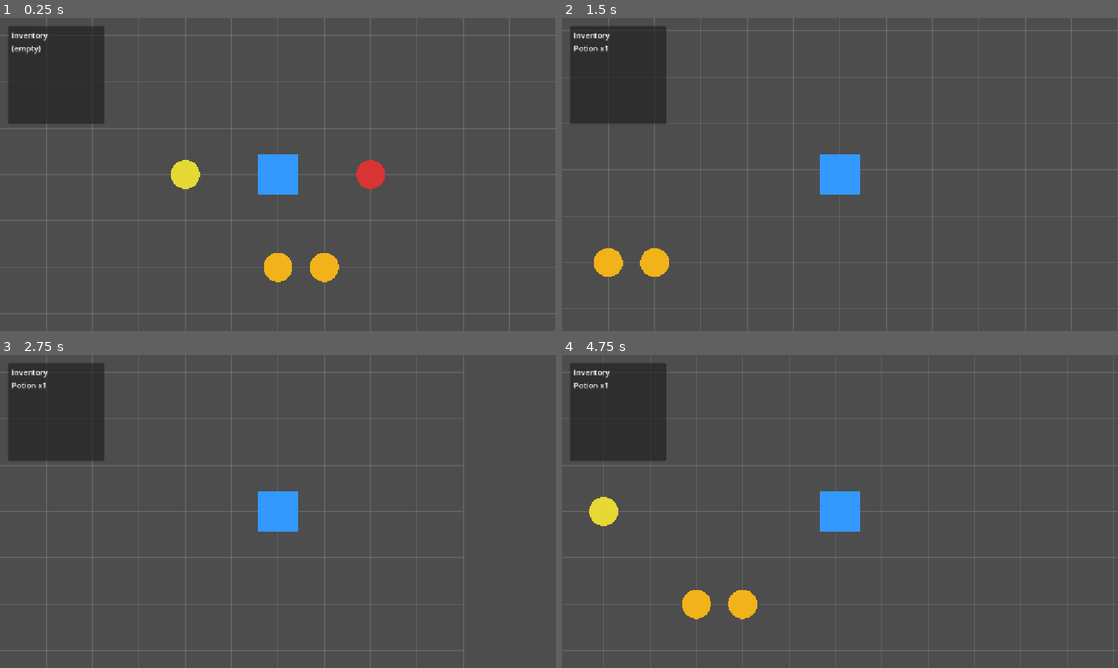
Above: before the commit, frames 1-4 (two rows, left to right).
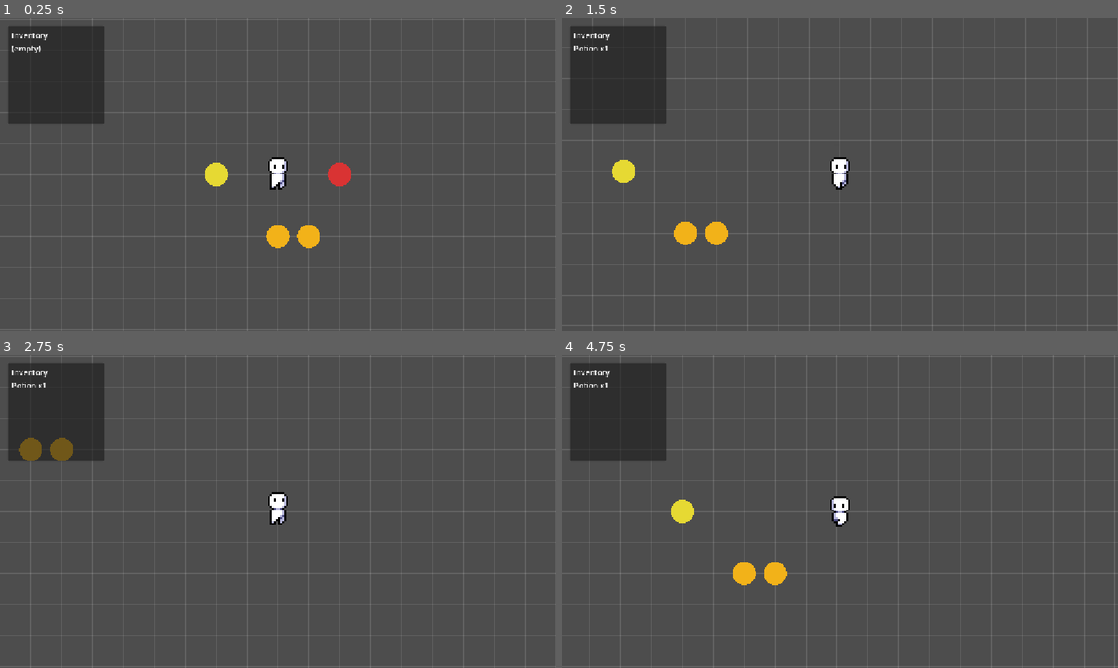
Above: after the commit, the same moments.

Repository: Formvoid-83/Sabe_a_casa
Game: Godot game, scene res://scenes/world/world.tscn
Same seed, same stepped clock (60 frames per second), same inputs: the game is played once before the commit and once after it.
Inputs:
- Up to frame 1 (0.25 s): no input
- Up to frame 2 (1.5 s): hold Right (ui_right) 0.53-1.28 s; hold Down (ui_down) from 1.28 s (still down)
- Up to frame 3 (2.75 s): release Down (ui_down) at 2.03 s; hold Right (ui_right) from 2.03 s (still down)
- Up to frame 4 (4.75 s): release Right (ui_right) at 2.78 s; hold Up (ui_up) 2.78-3.53 s; hold Left (ui_left) from 3.53 s (still down)

The runs differ from the first frame. In frame 1, 3.6% of the frame differs, in the area x 2-95%, y 0-100%; in frame 2, 2.6%; in frame 3, 1.6%; in frame 4, 3.0%.

Commit message:
Player animations and movement

Diff:
--- a/project.godot
+++ b/project.godot
@@ -35,6 +35,7 @@
 
 [rendering]
 
+textures/canvas_textures/default_texture_filter=0
 rendering_device/driver.windows="d3d12"
 renderer/rendering_method="gl_compatibility"
 renderer/rendering_method.mobile="gl_compatibility"
--- a/scenes/items/item.tscn
+++ b/scenes/items/item.tscn
@@ -3,7 +3,7 @@
 [ext_resource type="Script" path="res://scripts/items/item.gd" id="1"]
 
 [sub_resource type="CircleShape2D" id="CircleShape2D_1"]
-radius = 12.0
+radius = 6.0
 
 [node name="Item" type="Area2D"]
 collision_layer = 0
--- a/scenes/player/player.tscn
+++ b/scenes/player/player.tscn
@@ -3,7 +3,7 @@
 [ext_resource type="Script" path="res://scripts/player/player.gd" id="1"]
 
 [sub_resource type="RectangleShape2D" id="RectangleShape2D_1"]
-size = Vector2(28, 28)
+size = Vector2(14, 14)
 
 [node name="Player" type="CharacterBody2D"]
 collision_layer = 2
@@ -13,5 +13,9 @@
 [node name="CollisionShape2D" type="CollisionShape2D" parent="."]
 shape = SubResource("RectangleShape2D_1")
 
+[node name="AnimatedSprite2D" type="AnimatedSprite2D" parent="."]
+position = Vector2(0, -4)
+texture_filter = 1
+
 [node name="Camera2D" type="Camera2D" parent="."]
-zoom = Vector2(3, 3)
+zoom = Vector2(4, 4)
--- a/scenes/world/world.tscn
+++ b/scenes/world/world.tscn
@@ -18,25 +18,25 @@
 [node name="Items" type="Node2D" parent="."]
 
 [node name="Potion" parent="Items" instance=ExtResource("3")]
-position = Vector2(64, 0)
+position = Vector2(32, 0)
 item_data = ExtResource("4")
 quantity = 1
 color = Color(0.85, 0.2, 0.2, 1)
 
 [node name="Key" parent="Items" instance=ExtResource("3")]
-position = Vector2(-64, 0)
+position = Vector2(-32, 0)
 item_data = ExtResource("5")
 quantity = 1
 color = Color(0.9, 0.85, 0.2, 1)
 
 [node name="Coin" parent="Items" instance=ExtResource("3")]
-position = Vector2(0, 64)
+position = Vector2(0, 32)
 item_data = ExtResource("6")
 quantity = 5
 color = Color(0.95, 0.7, 0.1, 1)
 
 [node name="Coin2" parent="Items" instance=ExtResource("3")]
-position = Vector2(32, 64)
+position = Vector2(16, 32)
 item_data = ExtResource("6")
 quantity = 3
 color = Color(0.95, 0.7, 0.1, 1)
--- a/scripts/items/item.gd
+++ b/scripts/items/item.gd
@@ -19,4 +19,4 @@
 	queue_free()
 
 func _draw() -> void:
-	draw_circle(Vector2.ZERO, 10.0, color)
+	draw_circle(Vector2.ZERO, 6.0, color)
--- a/scripts/player/player.gd
+++ b/scripts/player/player.gd
@@ -1,22 +1,30 @@
 extends CharacterBody2D
 class_name Player
 
-const TILE_SIZE := 32
+const TILE_SIZE := 16
 const WORLD_LAYER_MASK := 1 # collision_mask bit for the "World"/obstacles layer
+
+const SPRITE_SHEET := preload("res://sprites/AnimationSheet.png")
+const FRAME_SIZE := 24
+const SHEET_COLUMNS := 8
+# AnimationSheet.png only has a front-facing pose (no back/side view), so
+# left/right reuse the same frames mirrored via flip_h, and up reuses down.
+const IDLE_FRAMES := [0, 1]
+const WALK_FRAMES := [0, 1, 2, 3, 4, 5, 6, 7, 8, 9, 10, 11, 12, 13, 14, 15, 16, 17, 18, 19, 20, 21, 22, 23, 24, 25, 26, 27, 28, 29, 30, 31, 32, 33, 34, 35, 36, 37, 40, 41]
 
 @export var tiles_per_second: float = 6.0
 
-# Placeholder color since no sprites exist yet.
-# Swap this script's visual for a Sprite2D/AnimatedSprite2D once art is available.
-@export var color: Color = Color(0.2, 0.6, 1.0)
+@onready var _sprite: AnimatedSprite2D = $AnimatedSprite2D
 
 var _is_moving := false
 var _target_position := Vector2.ZERO
+var _facing_left := false
 
 func _ready() -> void:
 	add_to_group("player")
 	_target_position = global_position
-	queue_redraw()
+	_sprite.sprite_frames = _build_sprite_frames()
+	_sprite.play("idle")
 
 func _physics_process(delta: float) -> void:
 	if _is_moving:
@@ -25,6 +33,8 @@
 		var direction := _get_input_direction()
 		if direction != Vector2.ZERO:
 			_try_move(direction)
+		else:
+			_sprite.play("idle")
 
 func _get_input_direction() -> Vector2:
 	if Input.is_action_pressed("ui_up") or Input.is_physical_key_pressed(KEY_W):
@@ -41,8 +51,12 @@
 	var destination := global_position + direction * TILE_SIZE
 	if _is_tile_blocked(destination):
 		return
+	if direction.x != 0.0:
+		_facing_left = direction.x < 0.0
+		_sprite.flip_h = _facing_left
 	_target_position = destination
 	_is_moving = true
+	_sprite.play("walk")
 
 func _is_tile_blocked(destination: Vector2) -> bool:
 	var space_state := get_world_2d().direct_space_state
@@ -59,6 +73,21 @@
 		global_position = _target_position
 		_is_moving = false
 
-func _draw() -> void:
-	var half := TILE_SIZE / 2.0 - 2.0
-	draw_rect(Rect2(-half, -half, half * 2.0, half * 2.0), color)
+func _build_sprite_frames() -> SpriteFrames:
+	var frames := SpriteFrames.new()
+	frames.remove_animation("default")
+	_add_animation(frames, "idle", IDLE_FRAMES, 3.0)
+	_add_animation(frames, "walk", WALK_FRAMES, 12.0)
+	return frames
+
+func _add_animation(frames: SpriteFrames, anim_name: String, indices: Array, fps: float) -> void:
+	frames.add_animation(anim_name)
+	frames.set_animation_speed(anim_name, fps)
+	frames.set_animation_loop(anim_name, true)
+	for index: int in indices:
+		var col: int = index % SHEET_COLUMNS
+		var row: int = index / SHEET_COLUMNS
+		var atlas := AtlasTexture.new()
+		atlas.atlas = SPRITE_SHEET
+		atlas.region = Rect2(col * FRAME_SIZE, row * FRAME_SIZE, FRAME_SIZE, FRAME_SIZE)
+		frames.add_frame(anim_name, atlas)
--- a/scripts/world/grid_visual.gd
+++ b/scripts/world/grid_visual.gd
@@ -1,7 +1,7 @@
 extends Node2D
 
-const TILE_SIZE := 32
-const GRID_EXTENT := 12 # tiles drawn in each direction from the origin
+const TILE_SIZE := 16
+const GRID_EXTENT := 20 # tiles drawn in each direction from the origin
 
 func _ready() -> void:
 	queue_redraw()
Binary file added: sprites/AnimationSheet.png
Not shown, added: sprites/AnimationSheet.png.import
Binary file added: sprites/TopDownHouse_DoorsAndWindows.png
Not shown, added: sprites/TopDownHouse_DoorsAndWindows.png.import
Binary file added: sprites/TopDownHouse_FloorsAndWalls.png
Not shown, added: sprites/TopDownHouse_FloorsAndWalls.png.import
Binary file added: sprites/TopDownHouse_FloorsAndWalls_OpenDoors.png
Not shown, added: sprites/TopDownHouse_FloorsAndWalls_OpenDoors.png.import
Binary file added: sprites/TopDownHouse_FurnitureState1.png
Not shown, added: sprites/TopDownHouse_FurnitureState1.png.import
Binary file added: sprites/TopDownHouse_FurnitureState2.png
Not shown, added: sprites/TopDownHouse_FurnitureState2.png.import
(and 2 more such lines)
